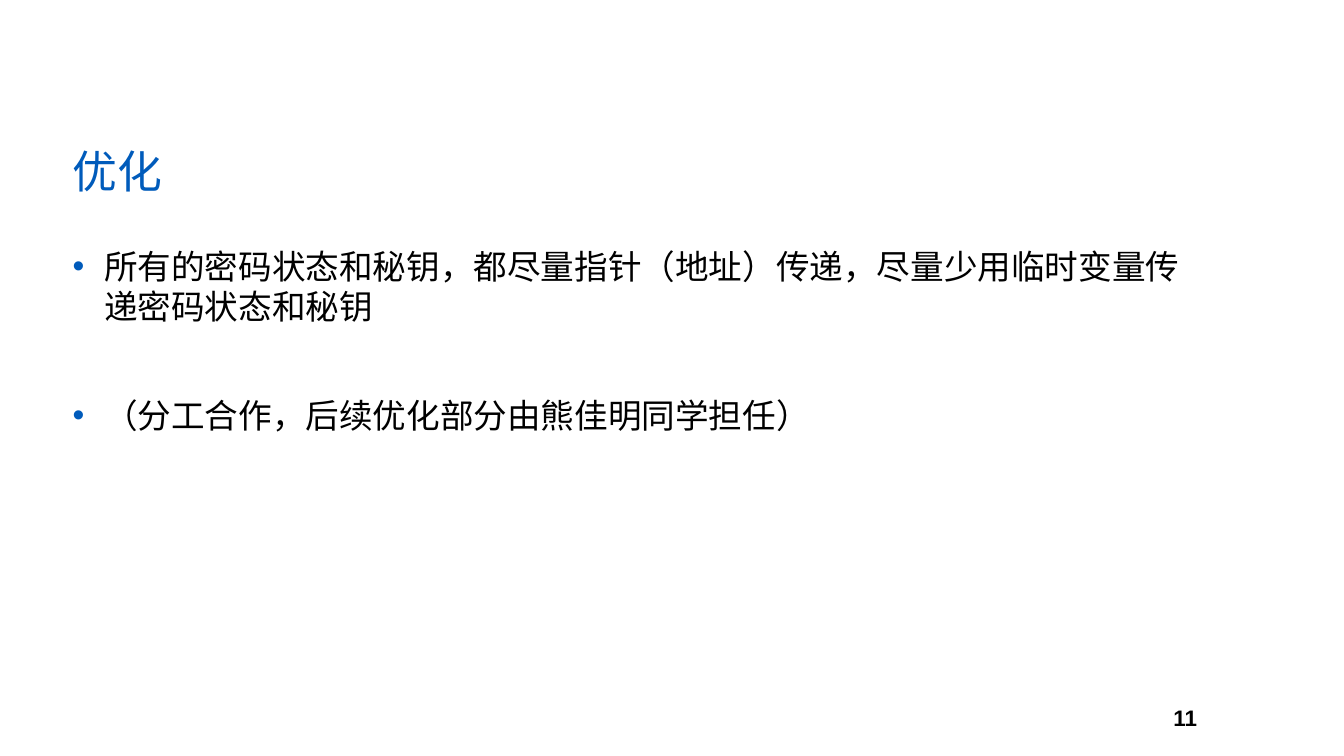
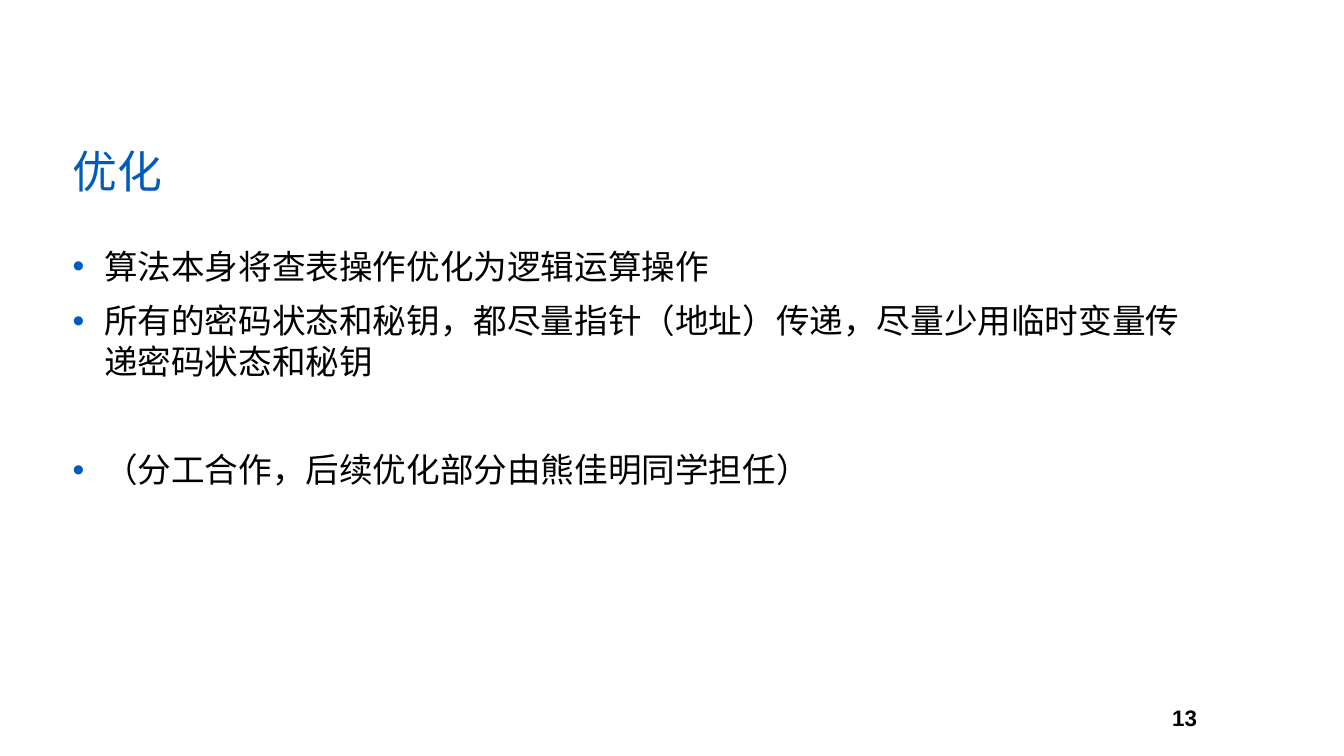
Before and after one commit to yberlin/hello-world, a slide deck: slide 13 of TANGRAM/TAMGRAM.pptx (slide 11 before the commit). Drawn at 1344x756 pixels with LibreOffice and Linux fonts; fonts in the diff are those of the drawing; background and template pictures are left out. Boxes give left, top, right and bottom in pixels: in the first picture for what was removed or moved away, otherwise in the second. Text is boxed around its words. In the diff, an @@ line names an element or a change of style, - is before the commit and + after.

```diff
--- a/TANGRAM/TAMGRAM.pptx
+++ b/TANGRAM/TAMGRAM.pptx
@@ text at (104,250,709,282): paragraph added @@
+• 算法本身将查表操作优化为逻辑运算操作
@@ page number at (1172,710,1197,727): text changed @@
-11
+13
```
Also in this commit, not shown: 2 slides added.
